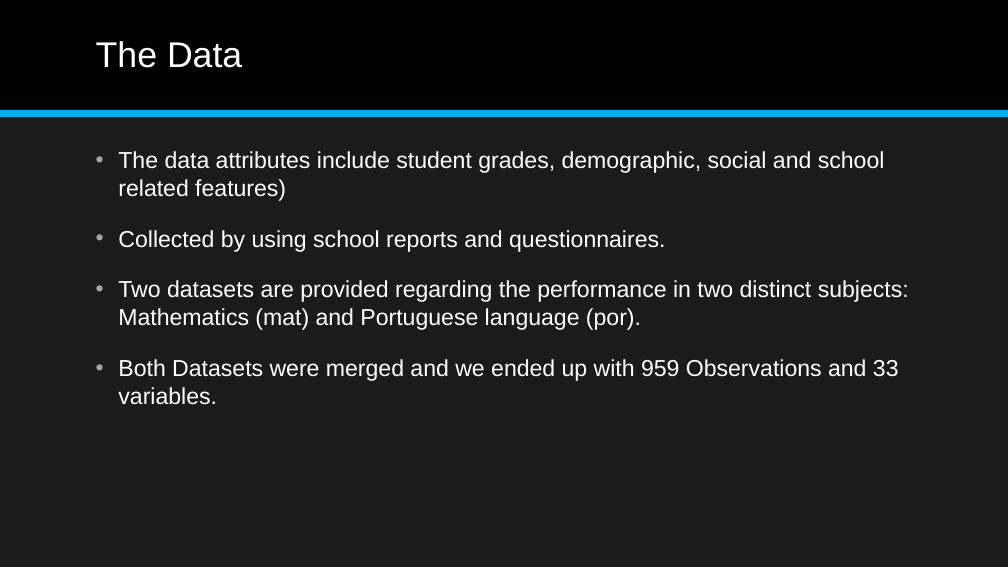
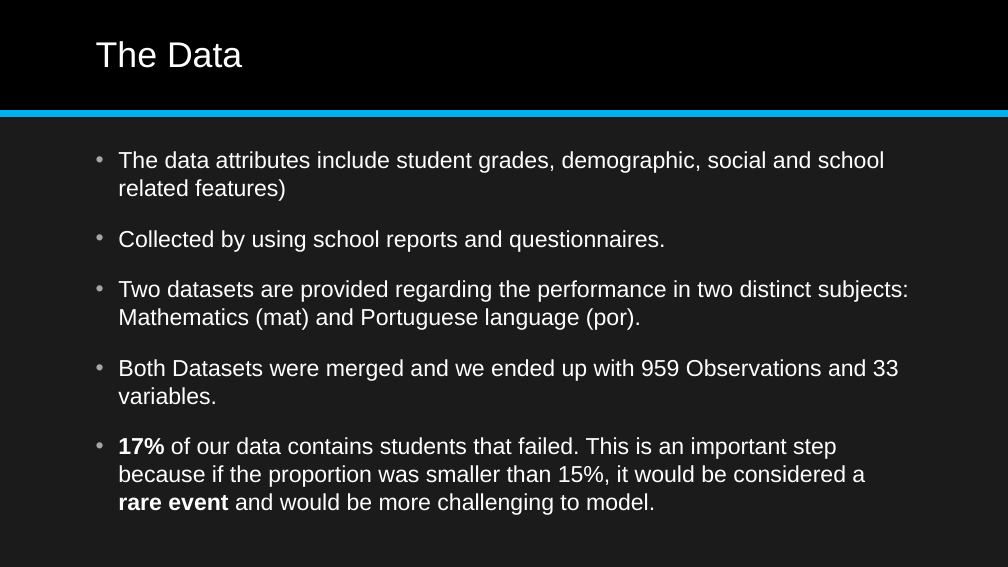
Before and after one commit to aajunwa/capstone, a slide deck: slide 3 of Student Alcohol Consumption Data Science Project.pptx. Drawn at 1008x567 pixels with LibreOffice and Linux fonts; fonts in the diff are those of the drawing. Boxes give left, top, right and bottom in pixels: in the first picture for what was removed or moved away, otherwise in the second. Text is boxed around its words. In the diff, an @@ line names an element or a change of style, - is before the commit and + after.

```diff
--- a/Student Alcohol Consumption Data Science Project.pptx
+++ b/Student Alcohol Consumption Data Science Project.pptx
@@ text at (118,437,865,515): paragraph added @@
+• 17% of our data contains students that failed. This is an important step because if the proportion was smaller than 15%, it would be considered a rare event and would be more challenging to model.
```
Also in this commit, not shown: 2 other slides changed, 2 slides added, 1 slide removed, 2 other files.
